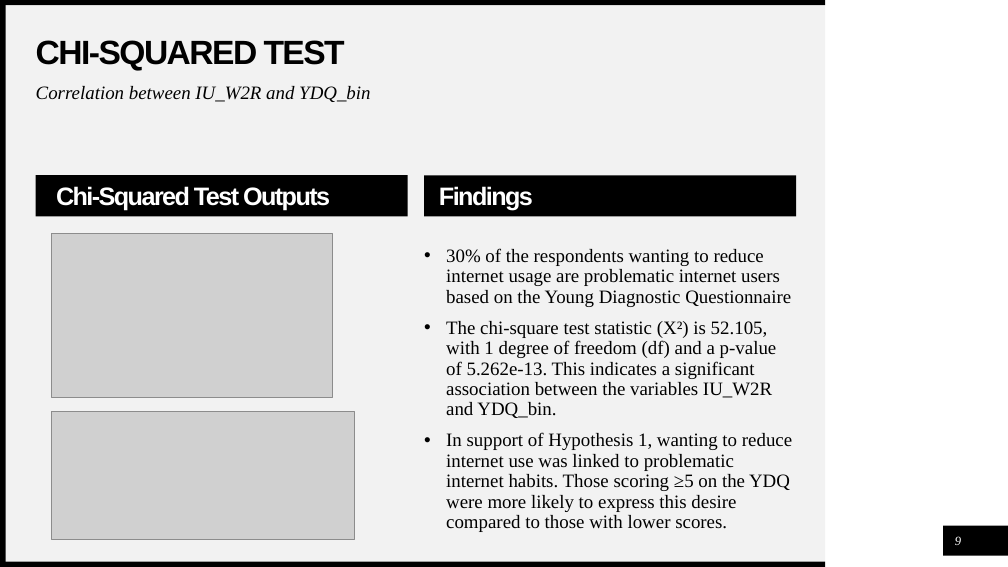
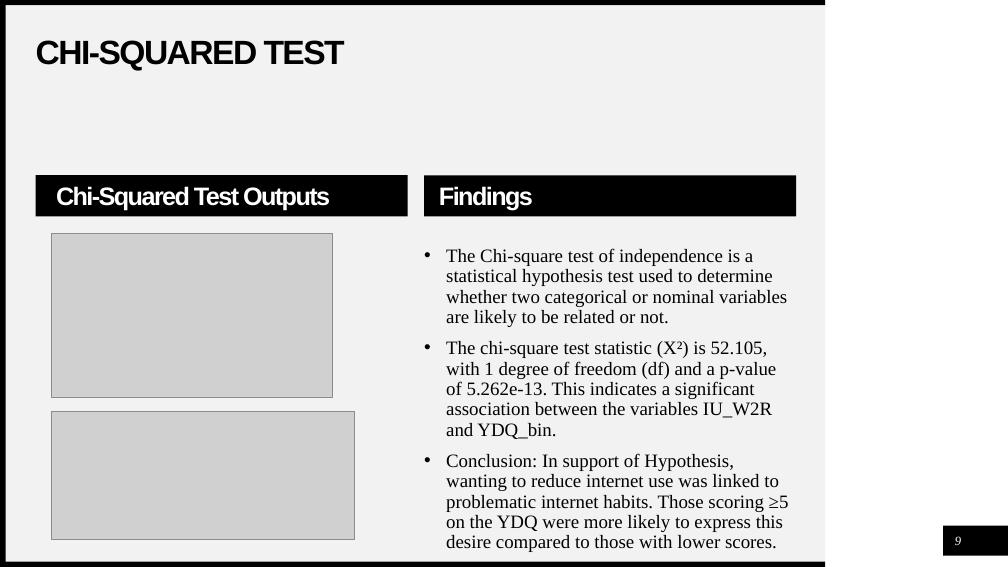
Before and after one commit to buozuer/StatsII_Spring2024, a slide deck: slide 9 of replication/Results/burakozuer_18302382_replication_presentation.pptx. Drawn at 1008x567 pixels with LibreOffice and Linux fonts; fonts in the diff are those of the drawing; grey boxes stand for pictures. Boxes give left, top, right and bottom in pixels: in the first picture for what was removed or moved away, otherwise in the second. Text is boxed around its words. In the diff, an @@ line names an element or a change of style, - is before the commit and + after.

```diff
--- a/replication/Results/burakozuer_18302382_replication_presentation.pptx
+++ b/replication/Results/burakozuer_18302382_replication_presentation.pptx
@@ text removed at (36, 86, 370, 102) @@
-Correlation between IU_W2R and YDQ_bin
@@ text at (446, 248, 787, 327): text changed @@
-• 30% of the respondents wanting to reduce internet usage are problematic internet users based on the Young Diagnostic Questionnaire
+• The Chi-square test of independence is a statistical hypothesis test used to determine whether two categorical or nominal variables are likely to be related or not.
@@ text at (446, 453, 789, 552): text changed @@
-• In support of Hypothesis 1, wanting to reduce internet use was linked to problematic internet habits. Those scoring ≥5 on the YDQ were more likely to express this desire compared to those with lower scores.
+• Conclusion: In support of Hypothesis, wanting to reduce internet use was linked to problematic internet habits. Those scoring ≥5 on the YDQ were more likely to express this desire compared to those with lower scores.
```
Also in this commit, not shown: 4 other slides changed.
